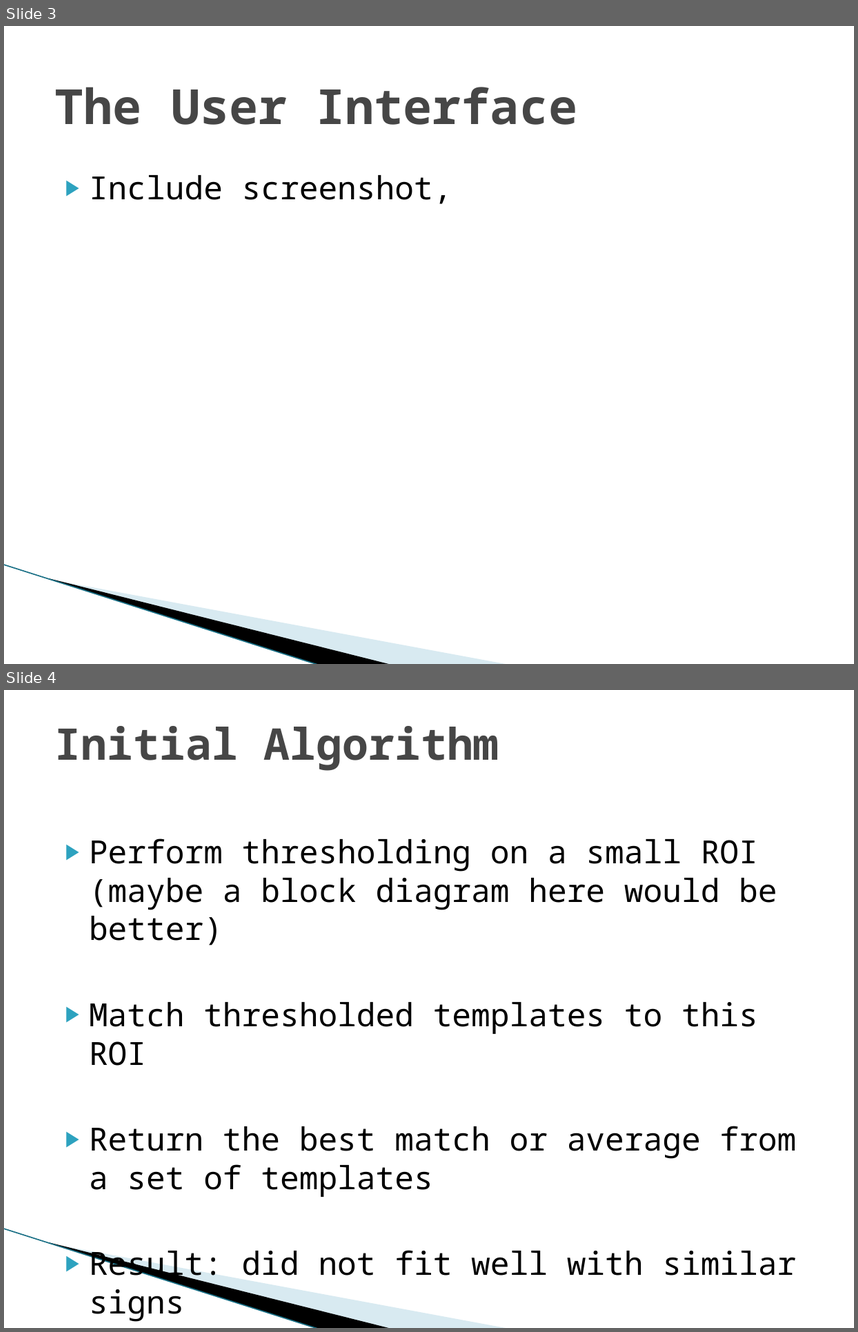
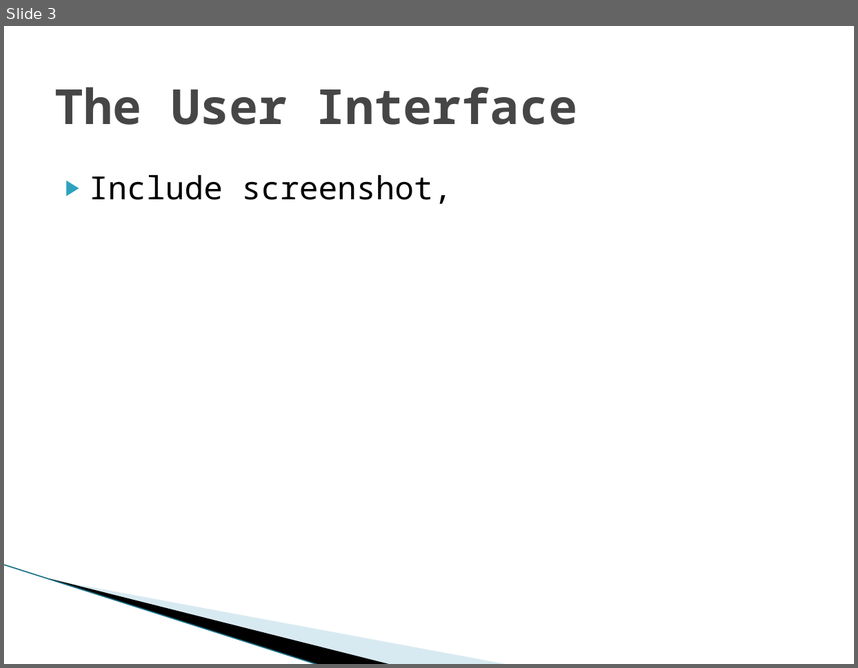
Before and after one commit to lanxinwoaini/robotic-vision-631, a slide deck: Winter2011/Presentation/Project Presentation.pptx. Shown one above the other, each under a label of ours: slides 3 and 4 before the commit, slide 3 after it. The pictures are 858x1332 and 858x668 pixels, drawn with LibreOffice and Linux fonts; fonts in the diff are those of the drawing; background and template pictures are left out. Boxes give left, top, right and bottom in pixels: in the first picture for what was removed or moved away, otherwise in the second. Text is boxed around its words. In the diff, an @@ line names an element or a change of style, - is before the commit and + after.

Commit message:
more edits to the presentation

```diff
--- a/Winter2011/Presentation/Project Presentation.pptx
+++ b/Winter2011/Presentation/Project Presentation.pptx
@@ slide 4 removed at box(4, 690, 854, 1328), background #FFFFFF; not listed: 3 template elements that a slide beside it also shows @@
@@ title removed at box(55, 726, 499, 771) @@
-Initial Algorithm
@@ text removed at box(89, 838, 796, 1283) @@
-▶ Perform thresholding on a small ROI (maybe a block diagram here would be better)
-▶ Match thresholded templates to this ROI
-▶ Return the best match or average from a set of templates
-▶ Result: did not fit well with similar signs
```
Also in this commit, not shown: 2 slides added, 1 other slide removed.
